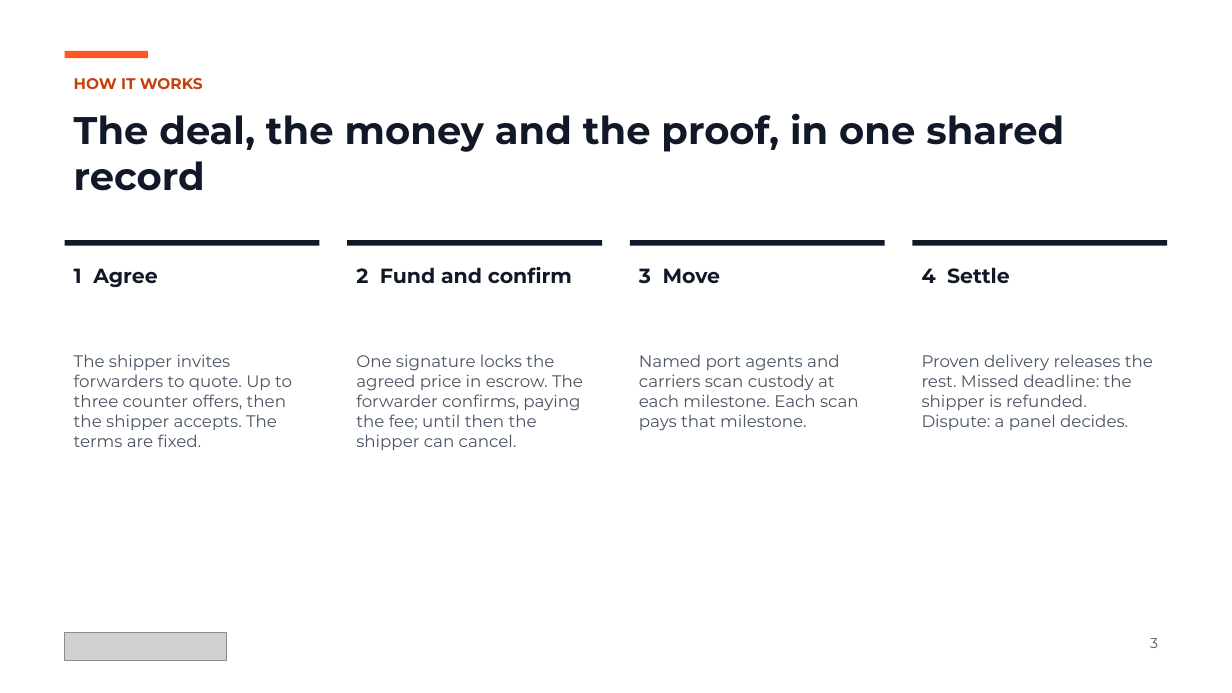
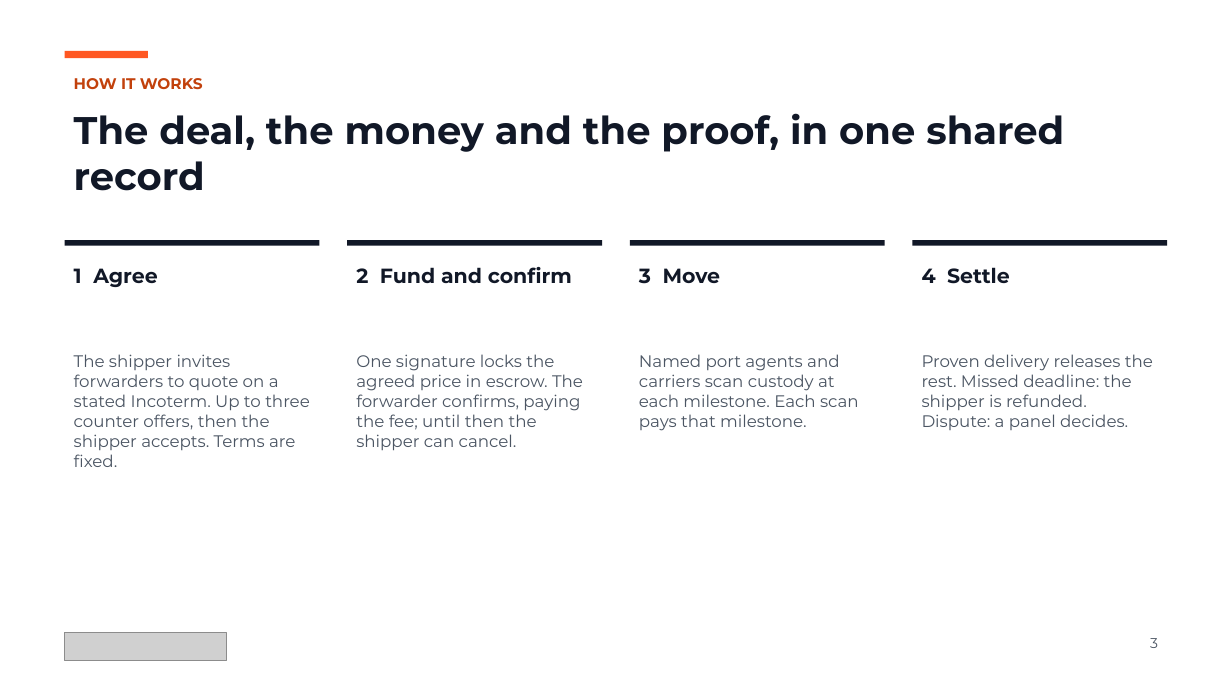
Before and after one commit to shanepreater/gajufreight, a slide deck: slide 3 of docs/pitch/gajufreight-pitch-deck.pptx. Drawn at 1232x693 pixels with LibreOffice and Linux fonts; fonts in the diff are those of the drawing; grey boxes stand for pictures. Boxes give left, top, right and bottom in pixels: in the first picture for what was removed or moved away, otherwise in the second. Text is boxed around its words. In the diff, an @@ line names an element or a change of style, - is before the commit and + after.

Commit message:
docs: record extra charges, event milestones and Incoterms
ADR 0020 sets the design the contracts now implement. The invariants
cover charges passing straight through; the HLD gains rule 12, event
labels in rule 8, the Incoterm in §6.8 and §9.2, a §9.8 sequence for
charges and the new entrypoints in §3; the threat model adds T31 and
T32; the cost model counts charge calls; the contract skill's path
list includes charges; and the deck mentions Incoterms and extras.

```diff
--- a/docs/pitch/gajufreight-pitch-deck.pptx
+++ b/docs/pitch/gajufreight-pitch-deck.pptx
@@ text at [74,354,310,467]: text changed @@
-The shipper invites forwarders to quote. Up to three counter offers, then the shipper accepts. The terms are fixed.
+The shipper invites forwarders to quote on a stated Incoterm. Up to three counter offers, then the shipper accepts. Terms are fixed.
```
Also in this commit, not shown: 2 other slides changed, 8 other files.
